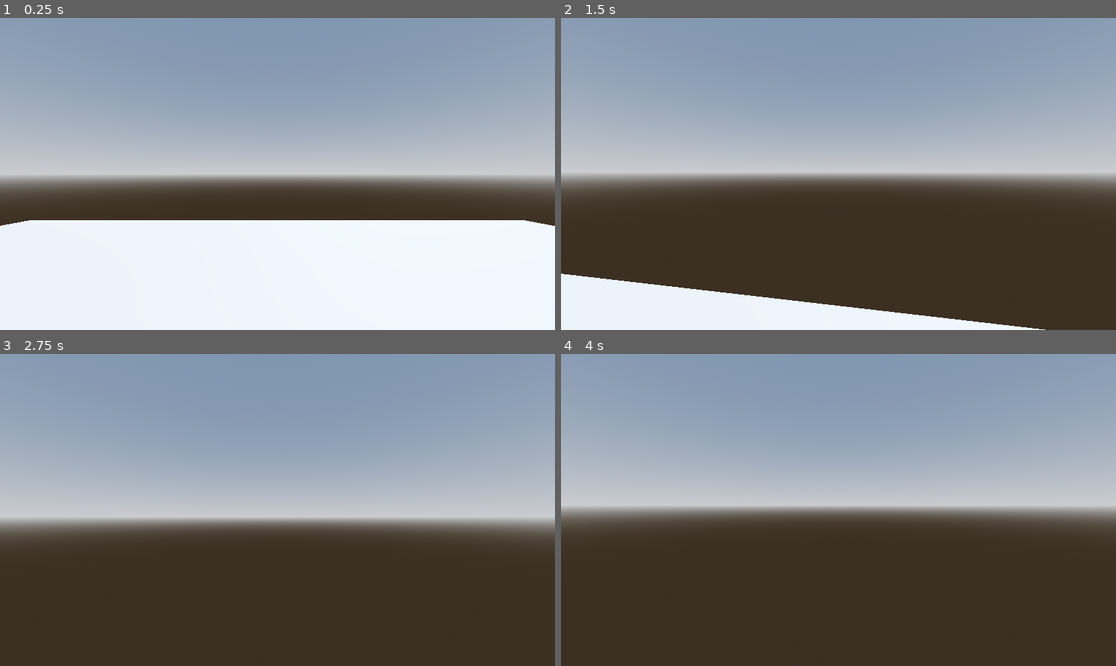
Above: before the commit, frames 1-4 (two rows, left to right).
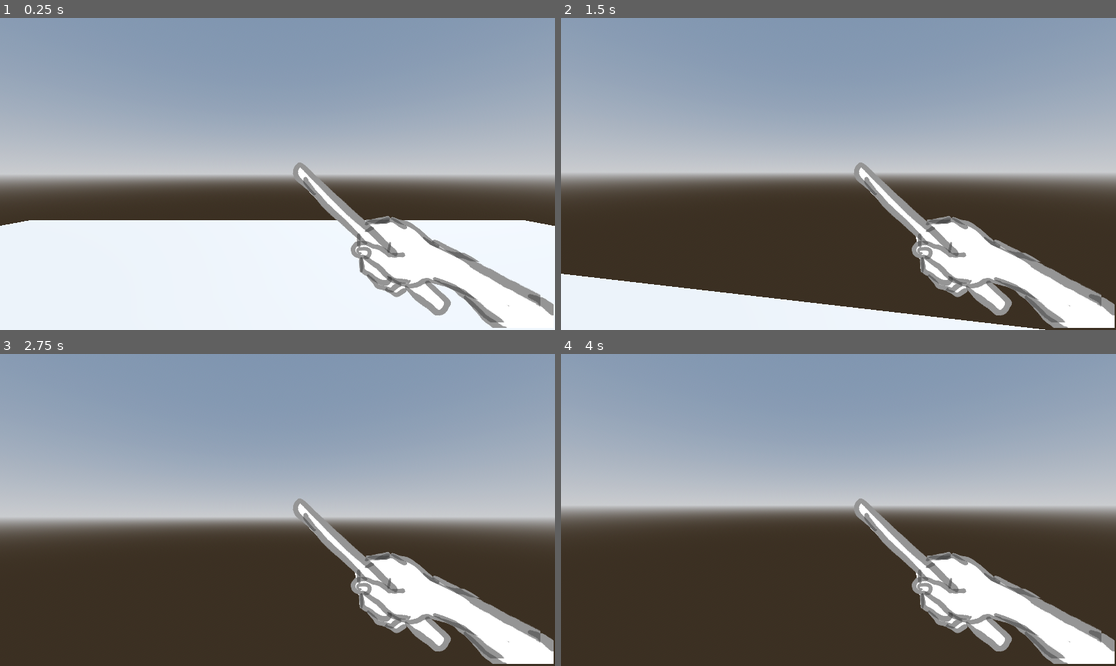
Above: after the commit, the same moments.

Repository: electron35/game-jam-audacieuxses
Game: Godot game, scene res://Scenes/main_scene.tscn
Two runs of this game, one before a commit and one after it. Both use one fixed random seed, a clock stepped at 60 frames per second and the inputs below.
Inputs (mouse positions are in pixels of both pictures, inside the frame that each line leads up to):
- Up to frame 1 (0.25 s): no input
- Up to frame 2 (1.5 s): tap Enter (ui_accept) at 0.5, 0.77 s; move the mouse to (866, 174) at 0.52 s; press the mouse at (866, 174) at 0.53 s; hold W (Forward) from 0.53 s (still down); move the mouse to (810, 174) at 1.27 s; release the mouse at (810, 174) at 1.28 s; click (810, 174) at 1.35 s
- Up to frame 3 (2.75 s): keep holding W (Forward); tap Enter (ui_accept) at 1.52, 2 s; move the mouse to (288, 503) at 2.02 s; press the mouse at (288, 503) at 2.03 s
- Up to frame 4 (4 s): keep holding W (Forward); tap Enter (ui_accept) at 2.75, 3.02, 3.5, 3.77 s; move the mouse to (832, 516) at 2.77 s; release the mouse at (832, 516) at 2.78 s; click (832, 516) at 2.85 s; move the mouse to (877, 513) at 3.52 s; press the mouse at (877, 513) at 3.53 s

The runs differ from the first frame. In frame 1, 3.5% of the frame differs, in the area x 52-100%, y 46-100%; in frame 2, 7.3%; in frame 3, 7.3%; in frame 4, 7.3%.

Commit message:
Added Wand Animation

Diff:
--- /dev/null
+++ b/Resources/Animation/wand.tres
@@ -0,0 +1,29 @@
+[gd_resource type="SpriteFrames" load_steps=5 format=3 uid="uid://bxtbhsvady6ta"]
+
+[ext_resource type="Texture2D" uid="uid://pirq0xudut36" path="res://Assets/Wand/right_arm_throw_rough1.png" id="1_mmv4i"]
+[ext_resource type="Texture2D" uid="uid://qiicc4qn1s3b" path="res://Assets/Wand/right_arm_throw_rough2.png" id="2_1kp0b"]
+[ext_resource type="Texture2D" uid="uid://dcyd2s55i75x2" path="res://Assets/Wand/right_arm_throw_rough3.png" id="3_ul5x6"]
+[ext_resource type="Texture2D" uid="uid://h30w62pj5rtb" path="res://Assets/Wand/right_arm_throw_rough4.png" id="4_al3dc"]
+
+[resource]
+animations = [{
+"frames": [{
+"duration": 1.0,
+"texture": ExtResource("1_mmv4i")
+}, {
+"duration": 1.0,
+"texture": ExtResource("2_1kp0b")
+}, {
+"duration": 1.0,
+"texture": ExtResource("3_ul5x6")
+}, {
+"duration": 1.0,
+"texture": ExtResource("4_al3dc")
+}, {
+"duration": 1.0,
+"texture": ExtResource("1_mmv4i")
+}],
+"loop": false,
+"name": &"default",
+"speed": 5.0
+}]
--- a/Scenes/Entities/player.tscn
+++ b/Scenes/Entities/player.tscn
@@ -1,8 +1,9 @@
-[gd_scene load_steps=6 format=3 uid="uid://d4a3t8yuyh307"]
+[gd_scene load_steps=7 format=3 uid="uid://d4a3t8yuyh307"]
 
 [ext_resource type="Script" uid="uid://bqolw5iehqdig" path="res://Scripts/Player/player.gd" id="1_v0iea"]
 [ext_resource type="Script" uid="uid://0lrkciq870up" path="res://Scripts/Player/dialog.gd" id="2_6t5aa"]
 [ext_resource type="Script" uid="uid://drsqq43yu2jb5" path="res://Scripts/Player/Interact.gd" id="2_cvnsp"]
+[ext_resource type="SpriteFrames" uid="uid://bxtbhsvady6ta" path="res://Resources/Animation/wand.tres" id="2_svftf"]
 
 [sub_resource type="CapsuleMesh" id="CapsuleMesh_v0iea"]
 
@@ -30,10 +31,17 @@
 
 [node name="UIControl" type="Control" parent="Head/Camera3D"]
 layout_mode = 3
-anchor_right = 0.19100001
-anchor_bottom = 0.053000003
-offset_right = -190.03201
-offset_bottom = -15.344002
+anchor_right = 0.026
+anchor_bottom = 0.029000001
+offset_right = 0.048000336
+offset_bottom = 0.20800018
+
+[node name="Wand" type="AnimatedSprite2D" parent="Head/Camera3D/UIControl"]
+position = Vector2(821.1049, 333.9999)
+scale = Vector2(0.24999993, 0.24999996)
+sprite_frames = ExtResource("2_svftf")
+frame = 3
+frame_progress = 1.0
 
 [node name="DialogBox" type="Control" parent="Head/Camera3D/UIControl"]
 layout_mode = 1
--- a/Scripts/Player/Interact.gd
+++ b/Scripts/Player/Interact.gd
@@ -1,4 +1,5 @@
 extends RayCast3D
+@onready var wand: AnimatedSprite2D = $"../UIControl/Wand"
 
 
 func _input(event):
@@ -6,5 +7,6 @@
 		print("shoot")
 		var item:Node3D
 		if (get_collider()!=null):
+			wand.play("default")
 			item = get_collider()
 			item.spell()
Not shown, added: Assets/Sprite/Arnaque_clean.png.import
Not shown, added: Assets/Sprite/Arnaque_crying.png.import
Binary file added: Assets/Wand/right_arm_throw_rough1.png
Not shown, added: Assets/Wand/right_arm_throw_rough1.png.import
Binary file added: Assets/Wand/right_arm_throw_rough2.png
Not shown, added: Assets/Wand/right_arm_throw_rough2.png.import
Binary file added: Assets/Wand/right_arm_throw_rough3.png
Not shown, added: Assets/Wand/right_arm_throw_rough3.png.import
Binary file added: Assets/Wand/right_arm_throw_rough4.png
Not shown, added: Assets/Wand/right_arm_throw_rough4.png.import
Binary file added: Assets/right_arm_throw_rough.gif
Binary file added: Assets/right_arm_throw_rough.pnganime.png
(and 1 more such lines)
